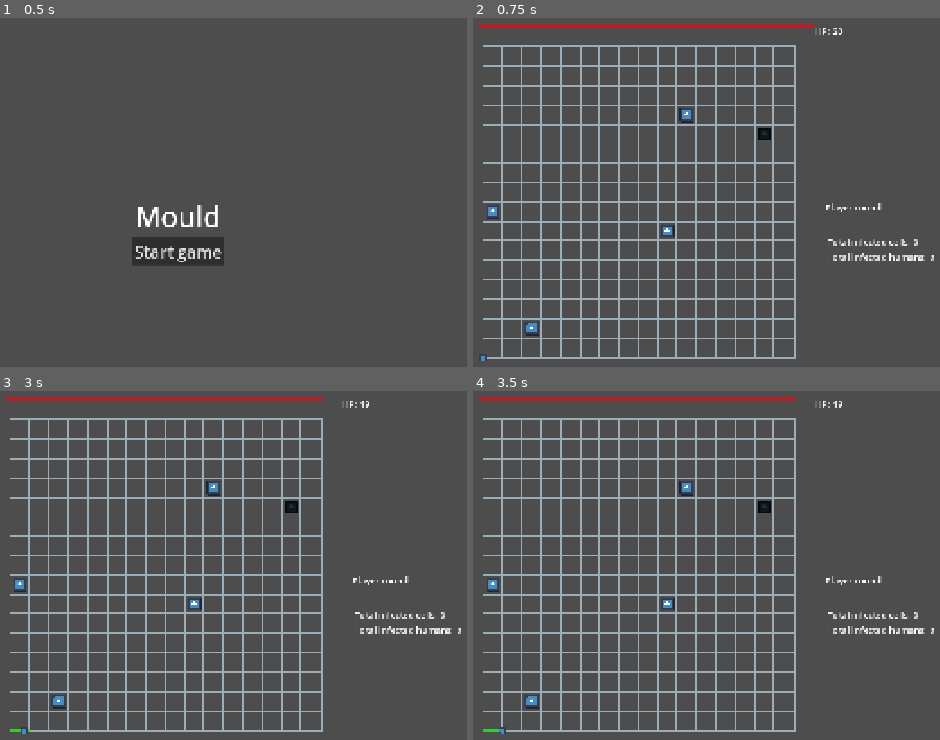
Above: before the commit, frames 1-4 (two rows, left to right).
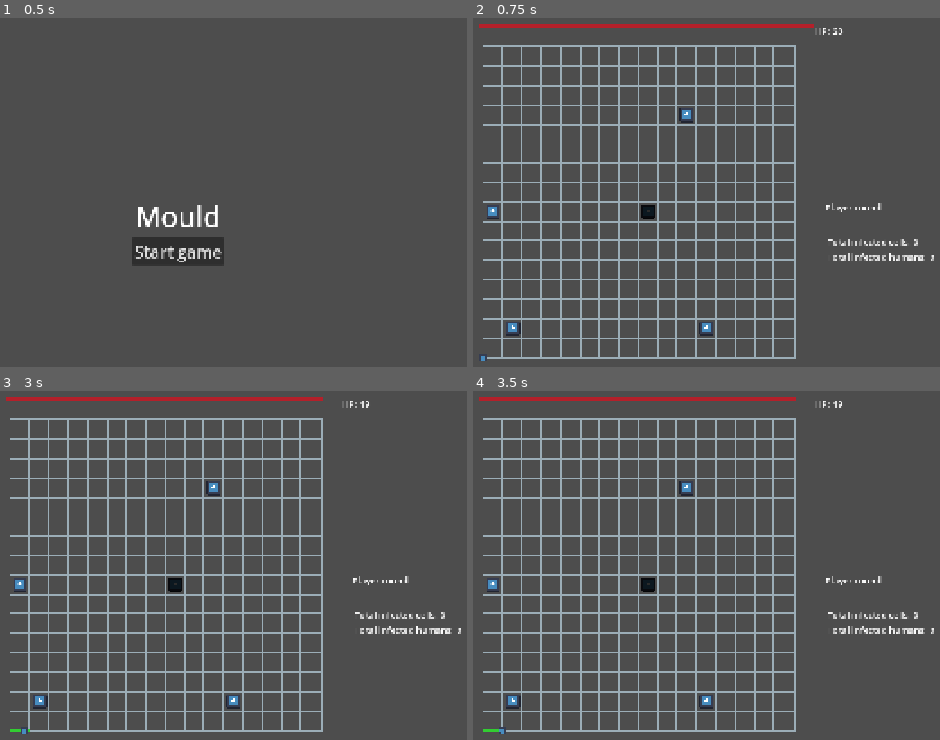
Above: after the commit, the same moments.

Repository: Sooshimi/mould
Game: Godot game, scene res://scenes/main.tscn
The game is run twice, just before and just after one commit, with the same random seed, the same clock (stepped at 60 frames per second) and the same inputs. The engine's default icon, where the game draws it, is replaced by a stand-in: a white triangle on a blue panel in a dark square.
Inputs:
- Up to frame 1 (0.5 s): no input
- Up to frame 2 (0.75 s): click "Start game" at 0.5 s
- Up to frame 3 (3 s): tap Enter at 1.25, 2.75 s; hold D (right) 1.28-2.03 s; tap Space at 2 s; hold S (down) 2.03-2.78 s; hold D (right) from 2.78 s (still down)
- Up to frame 4 (3.5 s): keep holding D (right)

Frame 1 is identical in both runs. In frame 2, 0.5% of the frame differs, in the area x 7-64%, y 31-92%; in frame 3, 0.5%; in frame 4, 0.5%.

Commit message:
Add wolf kill mechanic

Diff:
--- a/scenes/characters/wolf.tscn
+++ b/scenes/characters/wolf.tscn
@@ -9,6 +9,9 @@
 
 [sub_resource type="CircleShape2D" id="CircleShape2D_jrowp"]
 radius = 159.0
+
+[sub_resource type="RectangleShape2D" id="RectangleShape2D_d1dyp"]
+size = Vector2(3, 3)
 
 [node name="Wolf" type="CharacterBody2D"]
 collision_layer = 16
@@ -25,7 +28,7 @@
 
 [node name="DetectArea" type="Area2D" parent="."]
 collision_layer = 16
-collision_mask = 4
+collision_mask = 6
 
 [node name="CollisionShape2D" type="CollisionShape2D" parent="DetectArea"]
 shape = SubResource("CircleShape2D_jrowp")
@@ -61,5 +64,41 @@
 [node name="WolfKillHumanSFX" type="AudioStreamPlayer" parent="."]
 stream = ExtResource("3_d1dyp")
 
+[node name="UpArea" type="Area2D" parent="."]
+collision_layer = 16
+collision_mask = 2
+
+[node name="CollisionShape2D" type="CollisionShape2D" parent="UpArea"]
+position = Vector2(3, -16)
+shape = SubResource("RectangleShape2D_d1dyp")
+
+[node name="DownArea" type="Area2D" parent="."]
+collision_layer = 16
+collision_mask = 2
+
+[node name="CollisionShape2D" type="CollisionShape2D" parent="DownArea"]
+position = Vector2(-3, 16)
+shape = SubResource("RectangleShape2D_d1dyp")
+
+[node name="LeftArea" type="Area2D" parent="."]
+collision_layer = 16
+collision_mask = 2
+
+[node name="CollisionShape2D" type="CollisionShape2D" parent="LeftArea"]
+position = Vector2(-16, -3)
+shape = SubResource("RectangleShape2D_d1dyp")
+
+[node name="RightArea" type="Area2D" parent="."]
+collision_layer = 16
+collision_mask = 2
+
+[node name="CollisionShape2D" type="CollisionShape2D" parent="RightArea"]
+position = Vector2(16, 3)
+shape = SubResource("RectangleShape2D_d1dyp")
+
 [connection signal="body_entered" from="DetectArea" to="." method="_on_human_detect_area_body_entered"]
 [connection signal="body_exited" from="DetectArea" to="." method="_on_human_detect_area_body_exited"]
+[connection signal="body_entered" from="UpArea" to="." method="_on_up_area_body_entered"]
+[connection signal="body_entered" from="DownArea" to="." method="_on_down_area_body_entered"]
+[connection signal="body_entered" from="LeftArea" to="." method="_on_left_area_body_entered"]
+[connection signal="body_entered" from="RightArea" to="." method="_on_right_area_body_entered"]
--- a/scenes/game.tscn
+++ b/scenes/game.tscn
@@ -40,19 +40,19 @@
 position = Vector2(417.4912, 633.35547)
 
 [node name="Human" parent="." instance=ExtResource("5_dinhu")]
-position = Vector2(505.2314, 580.0626)
+position = Vector2(471, 580)
 
 [node name="Human2" parent="." instance=ExtResource("5_dinhu")]
 position = Vector2(435.21002, 370.15668)
 
 [node name="Human3" parent="." instance=ExtResource("5_dinhu")]
-position = Vector2(749.31335, 404.96646)
+position = Vector2(820, 580)
 
 [node name="Human4" parent="." instance=ExtResource("5_dinhu")]
 position = Vector2(784.0743, 196.09969)
 
 [node name="Wolf" parent="." instance=ExtResource("6_kvuet")]
-position = Vector2(923.8152, 230.6943)
+position = Vector2(715, 370)
 
 [node name="GridBoundaryLeft" type="Area2D" parent="."]
 position = Vector2(401, 73)
--- a/scripts/characters/wolf.gd
+++ b/scripts/characters/wolf.gd
@@ -3,6 +3,10 @@
 
 var humans_detected := []
 var human_to_chase: Human
+var slime_passed_top := false
+var slime_passed_bottom := false
+var slime_passed_left := false
+var slime_passed_right := false
 
 func pick_direction() -> Vector2:
 	if humans_detected.size() > 0:
@@ -48,6 +52,12 @@
 	sprite_node_position_tween = create_tween()
 	sprite_node_position_tween.set_process_mode(Tween.TWEEN_PROCESS_PHYSICS) # Sets Tween to update in sync with the physics frame step
 	sprite_node_position_tween.tween_property(self, "global_position", target_position, walk_speed).set_trans(Tween.TRANS_SINE)
+
+	slime_passed_top = false
+	slime_passed_bottom = false
+	slime_passed_left = false
+	slime_passed_right = false
+
 	TurnManager.enemy_turn_end()
 
 func _on_human_detect_area_body_entered(body: Human):
@@ -58,3 +68,23 @@
 
 func play_kill_audio() -> void:
 	$WolfKillHumanSFX.play()
+
+func check_killed_by_slime() -> void:
+	if slime_passed_top and slime_passed_bottom and slime_passed_left and slime_passed_right:
+		queue_free()
+
+func _on_up_area_body_entered(_body: Slime) -> void:
+	slime_passed_top = true
+	check_killed_by_slime()
+
+func _on_down_area_body_entered(_body: Slime) -> void:
+	slime_passed_bottom = true
+	check_killed_by_slime()
+
+func _on_left_area_body_entered(_body: Slime) -> void:
+	slime_passed_left = true
+	check_killed_by_slime()
+
+func _on_right_area_body_entered(_body: Slime) -> void:
+	slime_passed_right = true
+	check_killed_by_slime()
Not shown: 1 places in scenes/characters/wolf.tscn that only renumber resources
